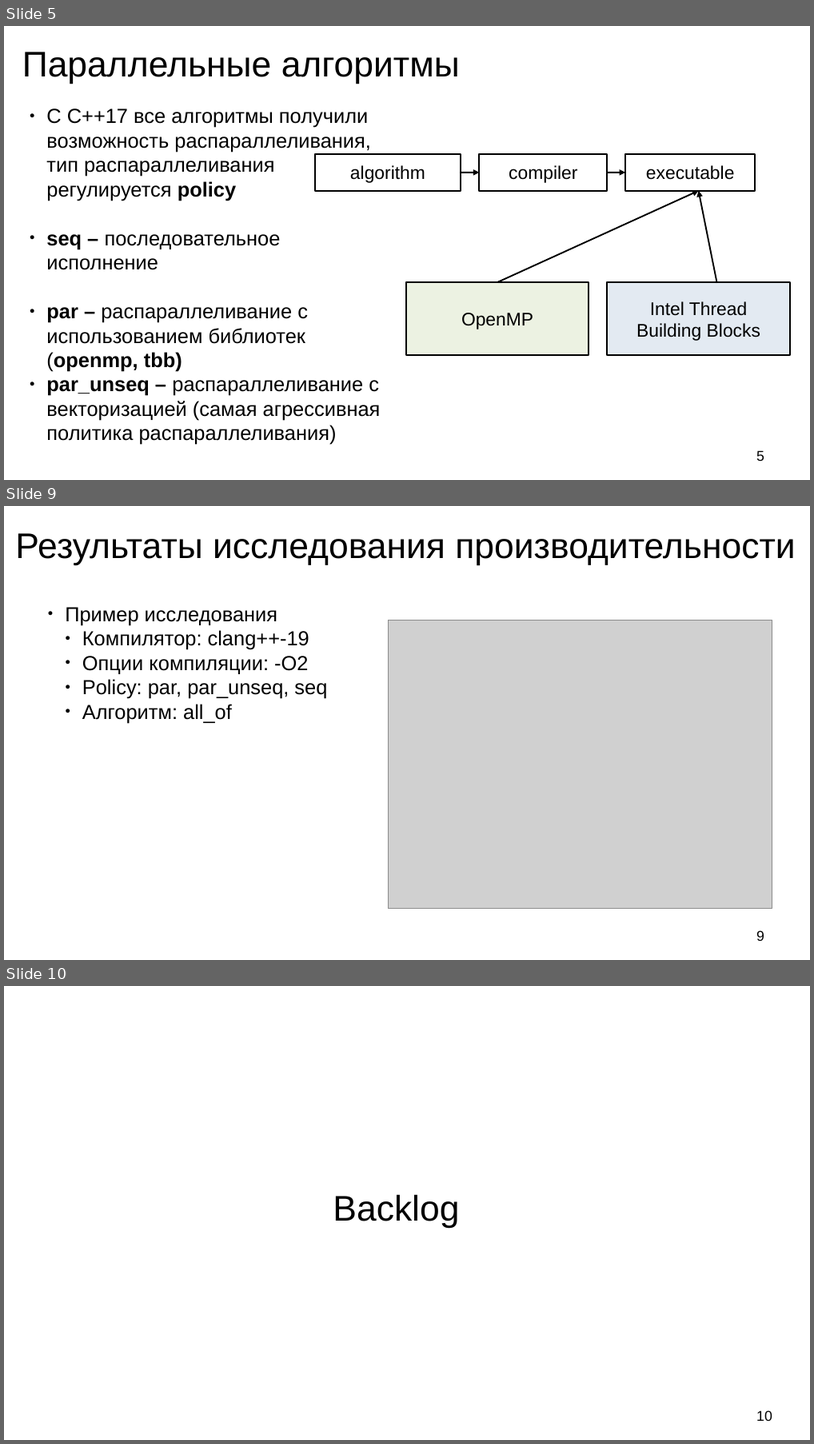
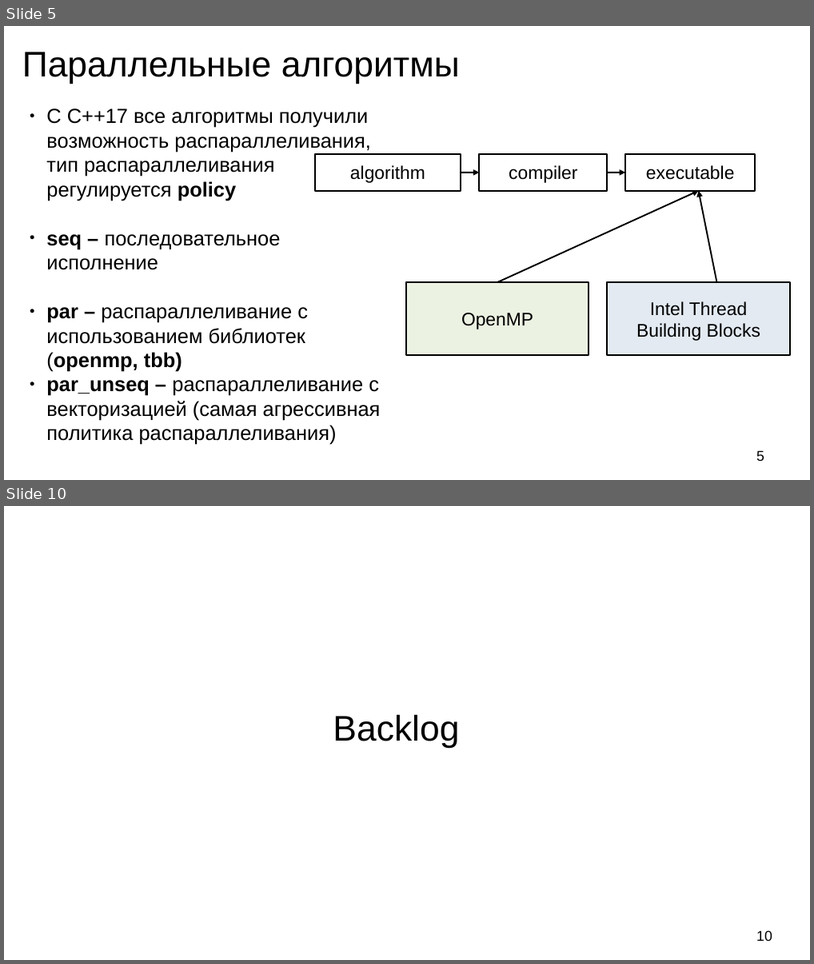
Before and after one commit to sin-diesel/stdbench, a slide deck: presentation/presentation.odp. Shown one above the other, each under a label of ours: slides 5, 9 and 10 before the commit, slides 5 and 10 after it; the slides between them are not shown. The pictures are 814x1444 and 814x964 pixels, drawn with LibreOffice and Linux fonts; fonts in the diff are those of the drawing; grey boxes stand for pictures. Boxes give left, top, right and bottom in pixels: in the first picture for what was removed or moved away, otherwise in the second. Text is boxed around its words. In the diff, an @@ line names an element or a change of style, - is before the commit and + after.

```diff
--- a/presentation/presentation.odp
+++ b/presentation/presentation.odp
@@ slide 9 removed at (4,506,810,960), background #FFFFFF @@
@@ title removed at (15,533,795,565) @@
-Результаты исследования производительности
@@ text removed at (65,607,327,723) @@
-● Пример исследования
-  ● Компилятор: clang++-19
-  ● Опции компиляции: -O2
-  ● Policy: par, par_unseq, seq
-  ● Алгоритм: all_of
@@ picture removed at (388,620,772,908) @@
@@ page number removed at (757,930,765,940) @@
-9
```
Also in this commit, not shown: 5 slides changed, 2 slides added, 1 other slide removed, 3 other files.
